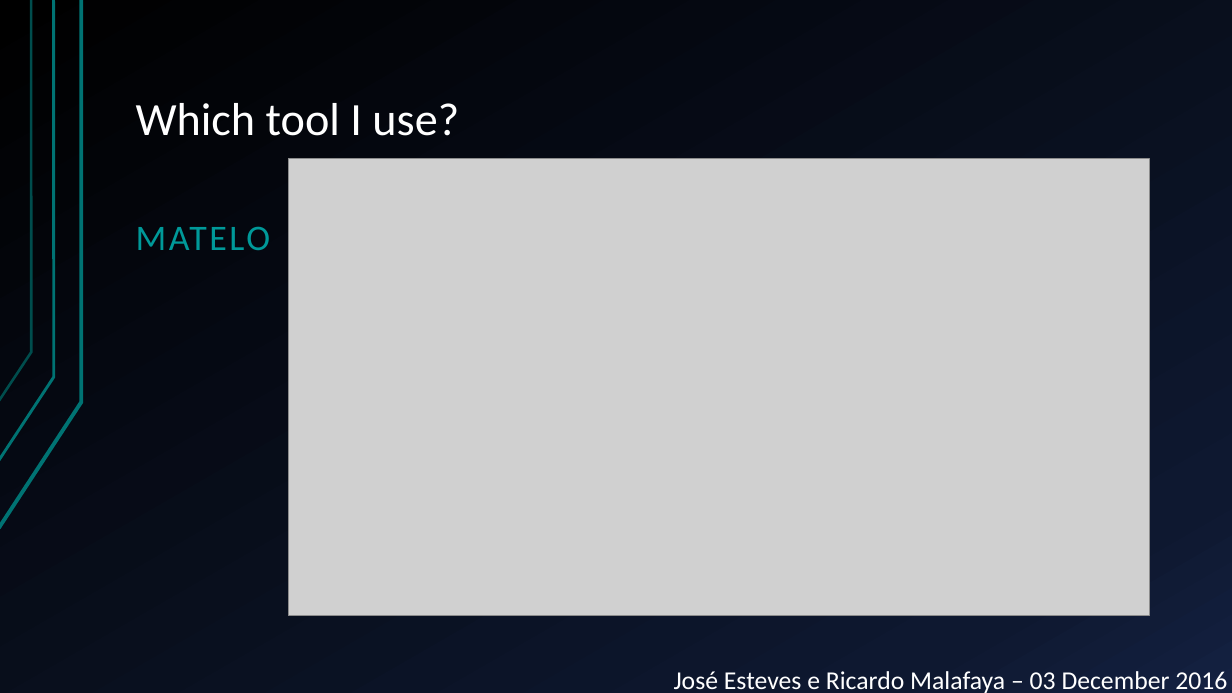
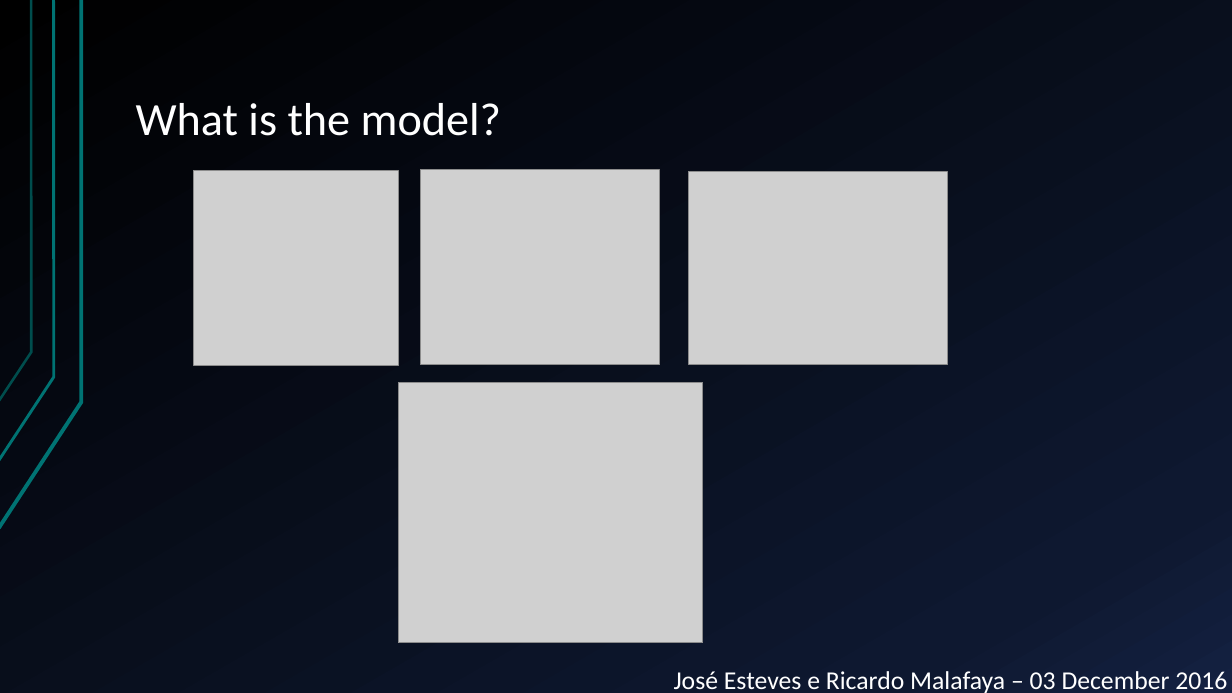
Before and after one commit to JGEsteves89/FEUP-MESW-TVVS-MBT, a slide deck: slide 9 of Presentation.pptx (slide 10 before the commit). Drawn at 1232x693 pixels with LibreOffice and Linux fonts; fonts in the diff are those of the drawing; grey boxes stand for pictures. Boxes give left, top, right and bottom in pixels: in the first picture for what was removed or moved away, otherwise in the second. Text is boxed around its words. In the diff, an @@ line names an element or a change of style, - is before the commit and + after.

Commit message:
Small changes of presentation

```diff
--- a/Presentation.pptx
+++ b/Presentation.pptx
@@ title at [136, 103, 501, 136]: text changed @@
-Which tool I use?
+What is the model?
@@ picture added at [194, 171, 398, 366] @@
@@ picture removed at [288, 159, 1149, 616] @@
@@ picture added at [421, 170, 659, 365] @@
@@ picture added at [689, 172, 947, 365] @@
@@ text removed at [136, 226, 271, 250] @@
-MATELO
@@ picture added at [398, 383, 703, 643] @@
```
Also in this commit, not shown: 2 other slides changed, 2 slides added.
